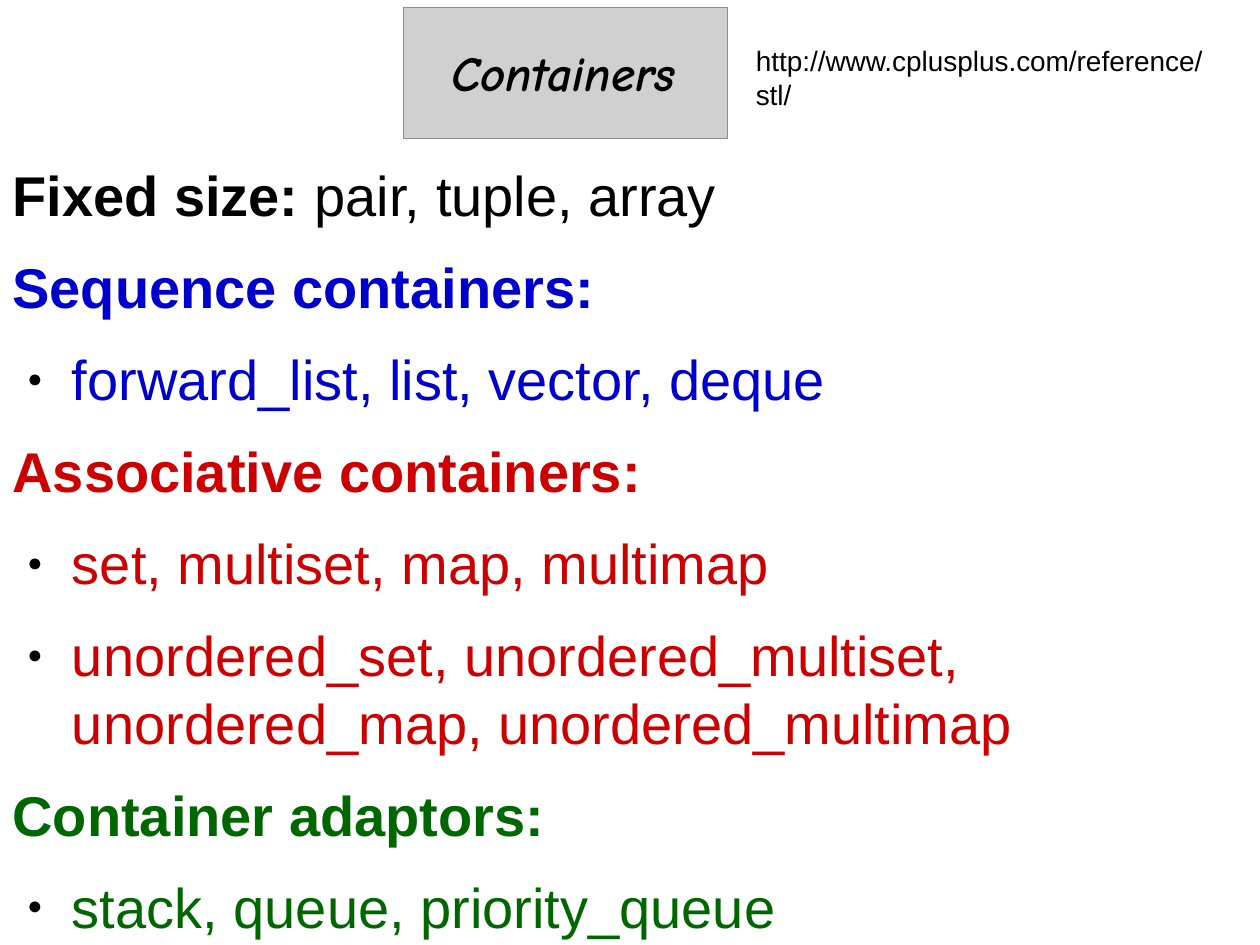
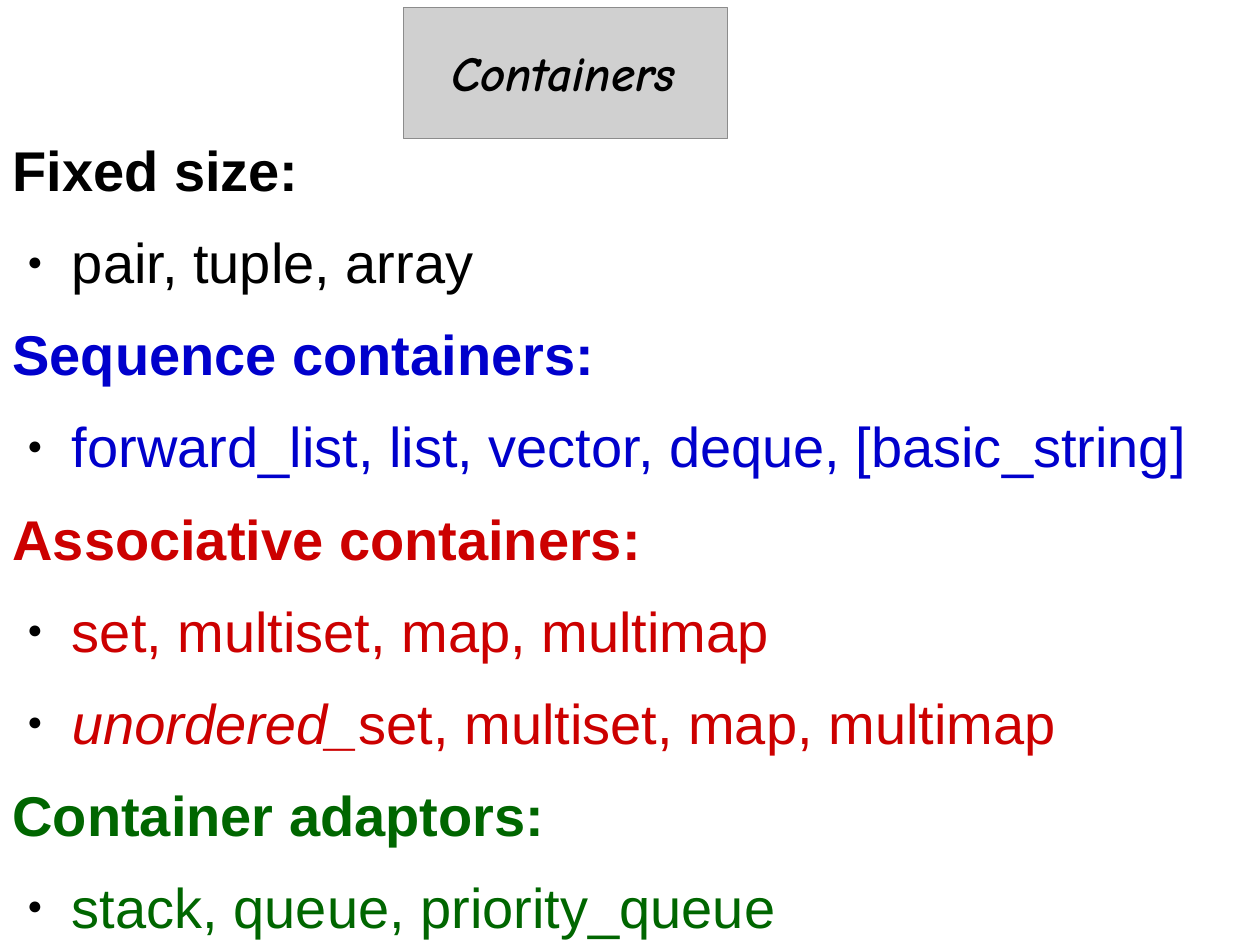
Before and after one commit to cpp-at-ariel/cpp-5780, a slide deck: slide 3 of 10-stl-containers/slides-containers.odp. Drawn at 1260x945 pixels with LibreOffice and Linux fonts; fonts in the diff are those of the drawing; grey boxes stand for pictures. Boxes give left, top, right and bottom in pixels: in the first picture for what was removed or moved away, otherwise in the second. Text is boxed around its words. In the diff, an @@ line names an element or a change of style, - is before the commit and + after.

```diff
--- a/10-stl-containers/slides-containers.odp
+++ b/10-stl-containers/slides-containers.odp
@@ text removed at (756,50,1203,106) @@
-http://www.cplusplus.com/reference/stl/
@@ text "Fixed size:": place and size @@
-text "Fixed size:" at (12,175,1012,938)
+text "Fixed size:" at (12,150,1186,938)
@@ text at (12,150,474,294): text changed @@
-Fixed size: pair, tuple, array
+Fixed size:
+● pair, tuple, array
@@ text at (72,426,1186,478): text changed @@
-● forward_list, list, vector, deque
+● forward_list, list, vector, deque, [basic_string]
@@ text at (72,703,1055,754): text changed @@
-● unordered_set, unordered_multiset, unordered_map, unordered_multimap
+● unordered_set, multiset, map, multimap
```
Also in this commit, not shown: 2 other slides changed, 1 slide added, 1 slide removed, 1 other file.
